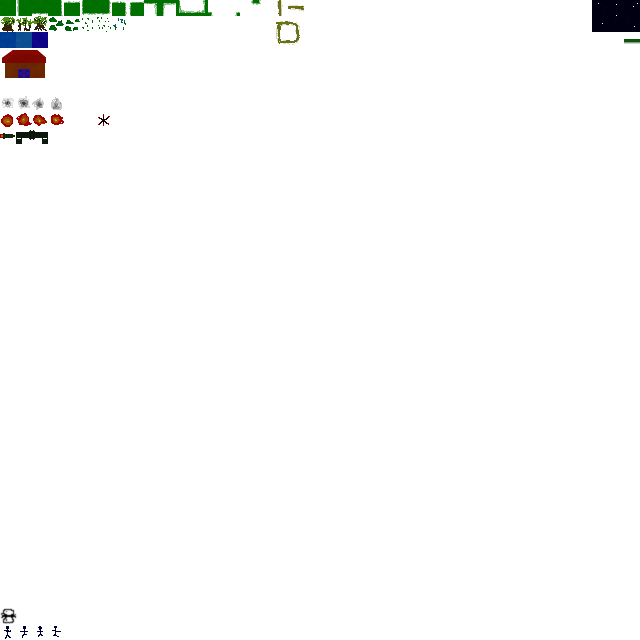
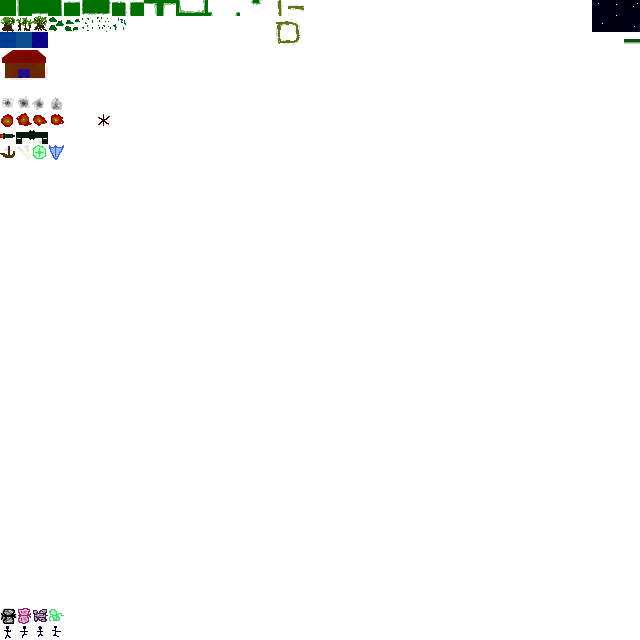
Two versions of the same layered image (640 x 640). Layer-by-layer changes:
painted on "Background" over [0, 145, 64, 624]
added layer "shadows" over [0, 22, 127, 145]
